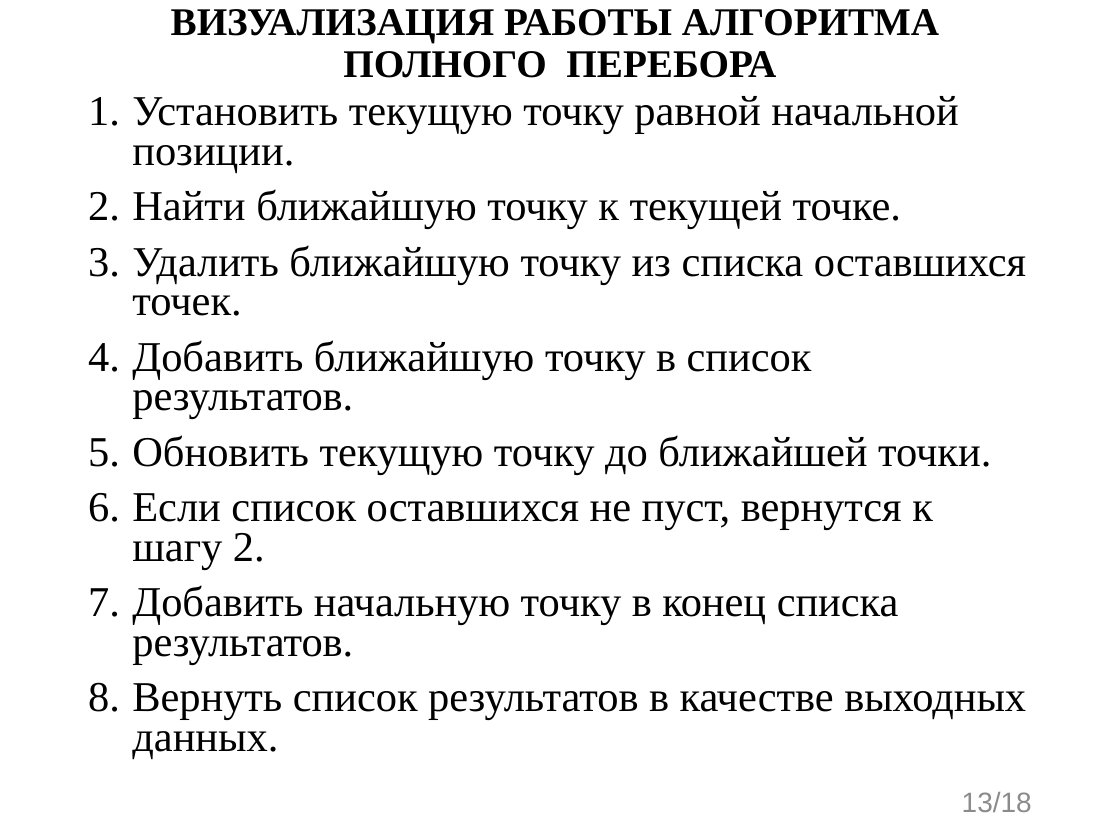
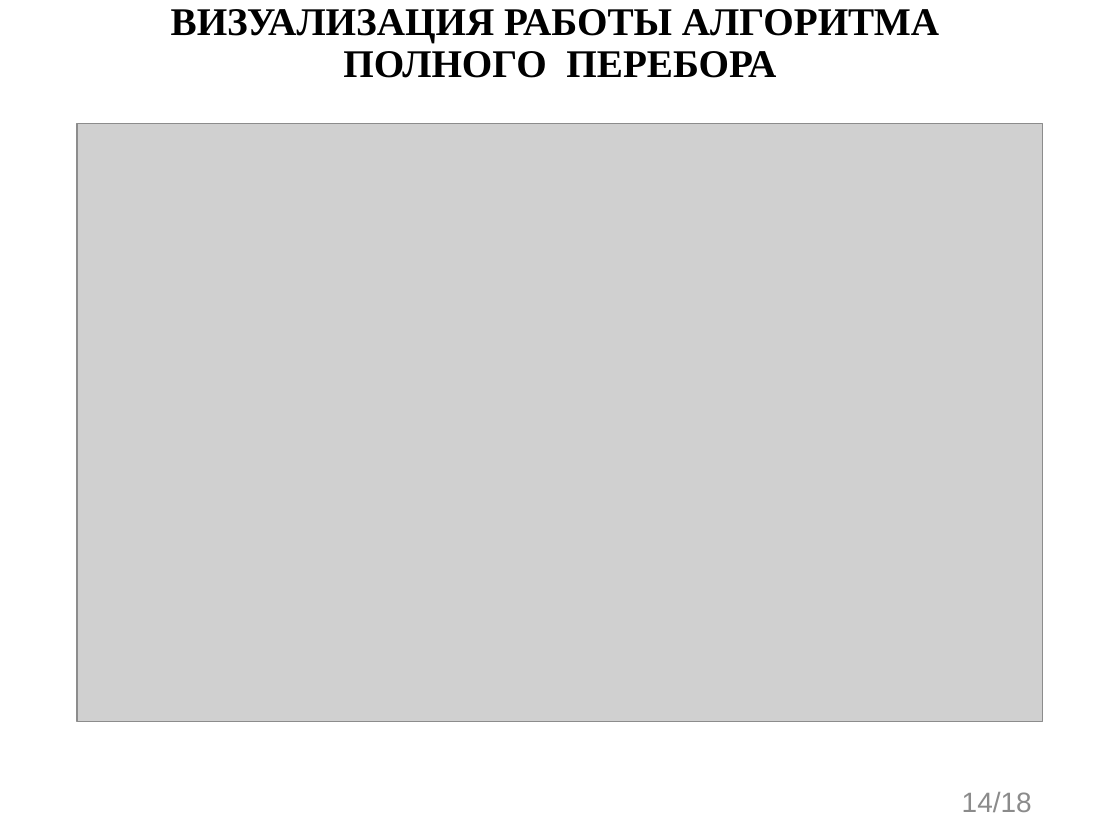
Before and after one commit to evgenkot/uav-route-calculation, a slide deck: slide 14 of doc/GQW/Raschupkin_EV_UAV_Route_Planning.pptx (slide 13 before the commit). Drawn at 1120x840 pixels with LibreOffice and Linux fonts; fonts in the diff are those of the drawing; grey boxes stand for pictures. Boxes give left, top, right and bottom in pixels: in the first picture for what was removed or moved away, otherwise in the second. Text is boxed around its words. In the diff, an @@ line names an element or a change of style, - is before the commit and + after.

```diff
--- a/doc/GQW/Raschupkin_EV_UAV_Route_Planning.pptx
+++ b/doc/GQW/Raschupkin_EV_UAV_Route_Planning.pptx
@@ text removed at <box>132,96,1026,760</box> @@
-1. Установить текущую точку равной начальной позиции.
-2. Найти ближайшую точку к текущей точке.
-3. Удалить ближайшую точку из списка оставшихся точек.
-4. Добавить ближайшую точку в список результатов.
-5. Обновить текущую точку до ближайшей точки.
-6. Если список оставшихся не пуст, вернутся к шагу 2.
-7. Добавить начальную точку в конец списка результатов.
-8. Вернуть список результатов в качестве выходных данных.
@@ picture added at <box>77,123,1043,721</box> @@
@@ page number at <box>962,792,1032,812</box>: text changed @@
-13/18
+14/18
```
Also in this commit, not shown: 5 other slides changed, 4 slides added, 2 slides removed, 1 other file.
